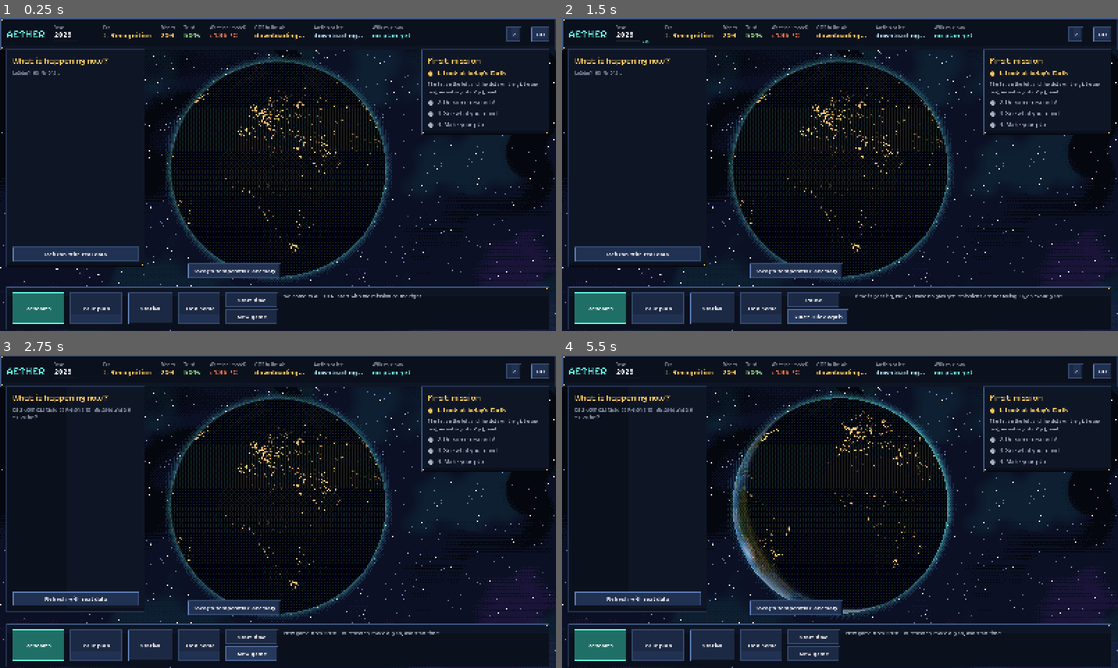
Above: before the commit, frames 1-4 (two rows, left to right).
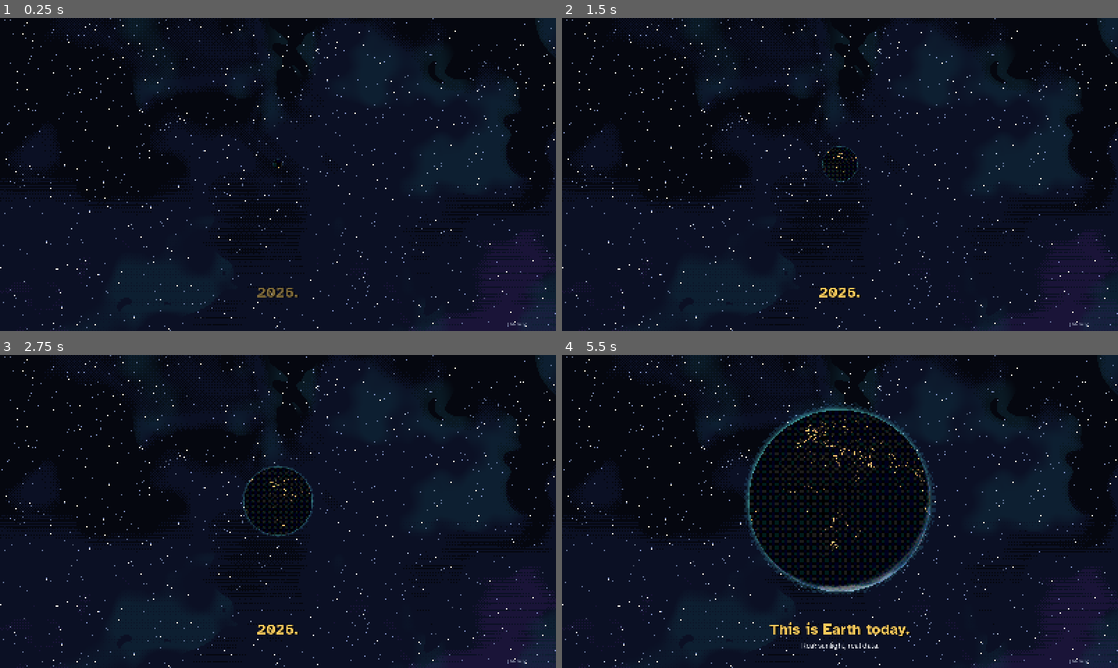
Above: after the commit, the same moments.

Repository: roadside/aether
Game: Godot game, scene res://scenes/main.tscn
The game is run twice, just before and just after one commit, with the same random seed, the same clock (stepped at 60 frames per second) and the same inputs.
Inputs (mouse positions are in pixels of both pictures, inside the frame that each line leads up to):
- Up to frame 1 (0.25 s): no input
- Up to frame 2 (1.5 s): click (812, 299) at 0.5 s, where only the run before the commit has a clickable "Start time"; click (812, 315) at 1.25 s, where only the run before the commit has a clickable "New game"
- Up to frame 3 (2.75 s): click (255, 652) at 2 s, where only the run before the commit has a clickable "Sure? Click again"
- Up to frame 4 (5.5 s): click (812, 636) at 2.75 s, where only the run before the commit has a clickable "Start time"; click (812, 652) at 3.5 s, where only the run before the commit has a clickable "New game"; click (817, 652) at 4.25 s, where only the run before the commit has a clickable "Sure? Click again"; tap O at 5 s; drag from (840, 505) to (895, 442) at 5.02 s

The runs differ from the first frame. In frame 1, 20% of the frame differs, in the area x 0-100%, y 0-100%; in frame 2, 20%; in frame 3, 21%; in frame 4, 27%.

Commit message:
Kezdő animáció (~30 mp, rövid változat ismételt indításkor, Esc: átugrás)
Co-Authored-By: Claude Opus 5.5 <noreply@anthropic.com>

Diff:
--- a/AETHER_godot/scripts/i18n.gd
+++ b/AETHER_godot/scripts/i18n.gd
@@ -500,4 +500,20 @@
 	"A hőmérséklet-térképet most nem sikerült letölteni. Van internet?": "The temperature map could not be downloaded. Are you online?",
 	"Kész a kutatás!": "Research complete!",
 	"Új lehetőség a tervedben": "New option in your plan",
+	# kezdő animáció
+	"Esc: átugrás": "Esc: skip",
+	"Ez a Föld ma.": "This is Earth today.",
+	"Valódi napfény, valódi adatok.": "Real sunlight, real data.",
+	"%s – melegebb, mint valaha.": "%s – warmer than ever.",
+	"Piros: ma melegebb, mint az 1991–2020-as átlag.": "Red: warmer today than the 1991–2020 average.",
+	"Itt kezdődik a kutatásod.": "Your research starts here.",
+	"A tudomány a te kezedben.": "Science is in your hands.",
+	"Viharok.": "Storms.",
+	"Aszály.": "Drought.",
+	"Olvadó jég.": "Melting ice.",
+	"Erdőtüzek.": "Wildfires.",
+	"Szennyezett levegő.": "Polluted air.",
+	"Árvizek.": "Floods.",
+	"Hőség.": "Heat.",
+	"Viharok. Aszály. Olvadó jég.": "Storms. Drought. Melting ice.",
 }
--- /dev/null
+++ b/AETHER_godot/scripts/intro.gd
@@ -0,0 +1,327 @@
+extends Control
+## Kezdő animáció (kb. 30 mp; ismételt indításkor rövid, kb. 9 mp).
+## A főképernyő saját elemeiből készül, valós idejű: a földgömb (valódi Nap-állás),
+## a mai hőmérséklet-eltérés térkép, a valós események és a festett kutatóállomás.
+## Esc, szóköz, Enter vagy kattintás: azonnal átugorja.
+##
+## Snittek: 1. űr → 2. „Ez a Föld ma” → 3. hőmérséklet-eltérés → 4. események →
+##          5. kutatóállomás → 6. AETHER logó, áttűnés a játékba.
+
+signal finished
+
+const UI := preload("res://scripts/ui.gd")
+const L := preload("res://scripts/i18n.gd")
+
+var main                       # main.gd példány (földgömb, világállapot, eltérés-térkép)
+var short := false             # rövid változat (ismételt indítás)
+var shots_dir := ""            # ha nem üres: minden snittről képernyőkép (önteszt)
+var _caption: Label
+var _sub: Label
+var _hint: Label
+var _black: ColorRect
+var _station: Control
+var _logo: Label
+var _done := false
+var _hidden: Array = []        # az intro alatt elrejtett felületelemek
+var _globe_pos: Vector2
+var _globe_scale: Vector2
+
+
+func _ready() -> void:
+	set_anchors_preset(Control.PRESET_FULL_RECT)
+	mouse_filter = Control.MOUSE_FILTER_STOP
+	z_index = 50
+	# a játék felülete az intro alatt nem látszik, csak a háttér, a csillagok és a gömb
+	var keep: Array = main.intro_keep()
+	for c in main.get_children():
+		if c == self or c in keep or not (c is CanvasItem) or not c.visible:
+			continue
+		c.visible = false
+		_hidden.append(c)
+	_globe_pos = main.globe.position
+	_globe_scale = main.globe.scale
+	_black = ColorRect.new()
+	_black.color = Color(0, 0, 0, 1)
+	_black.set_anchors_preset(Control.PRESET_FULL_RECT)
+	_black.mouse_filter = Control.MOUSE_FILTER_IGNORE
+	add_child(_black)
+	_caption = UI.label("", 44, UI.GOLD, true, false)
+	_caption.add_theme_font_override("font", UI.font_bold)
+	_caption.horizontal_alignment = HORIZONTAL_ALIGNMENT_CENTER
+	_caption.position = Vector2(0, 760)
+	_caption.size = Vector2(1600, 60)
+	_caption.add_theme_color_override("font_shadow_color", Color(0, 0, 0, 0.9))
+	_caption.add_theme_constant_override("shadow_offset_x", 3)
+	_caption.add_theme_constant_override("shadow_offset_y", 3)
+	add_child(_caption)
+	_sub = UI.label("", 22, UI.TEXT, false, false)
+	_sub.horizontal_alignment = HORIZONTAL_ALIGNMENT_CENTER
+	_sub.position = Vector2(0, 822)
+	_sub.size = Vector2(1600, 34)
+	_sub.text_overrun_behavior = TextServer.OVERRUN_TRIM_ELLIPSIS
+	add_child(_sub)
+	_hint = UI.label(L.t("Esc: átugrás"), 14, UI.MUTE, false, false)
+	_hint.position = Vector2(1460, 870)
+	add_child(_hint)
+	_play()
+
+
+func _unhandled_input(event: InputEvent) -> void:
+	if _done:
+		return
+	var skip := false
+	if event is InputEventKey and event.pressed and not event.echo and event.keycode in [KEY_ESCAPE, KEY_SPACE, KEY_ENTER]:
+		skip = true
+	elif event is InputEventMouseButton and event.pressed:
+		skip = true
+	if skip:
+		get_viewport().set_input_as_handled()
+		_finish()
+
+
+func _gui_input(event: InputEvent) -> void:
+	if event is InputEventMouseButton and event.pressed and not _done:
+		accept_event()
+		_finish()
+
+
+## Felirat finom be- és kiúsztatással.
+func _say(text: String, sub: String = "") -> void:
+	_caption.text = text
+	_sub.text = sub
+	_caption.modulate.a = 0.0
+	_sub.modulate.a = 0.0
+	var tw := create_tween().set_parallel(true)
+	tw.tween_property(_caption, "modulate:a", 1.0, 0.5)
+	tw.tween_property(_sub, "modulate:a", 1.0, 0.7)
+
+
+func _wait(sec: float) -> bool:
+	await get_tree().create_timer(sec).timeout
+	return not _done
+
+
+func _shot(name: String) -> void:
+	if shots_dir == "" or _done:
+		return
+	for i in 3:
+		await RenderingServer.frame_post_draw
+	get_viewport().get_texture().get_image().save_png(shots_dir.path_join(name))
+	print("INTRO kép: ", shots_dir.path_join(name))
+
+
+func _globe_to(scale_f: float, sec: float) -> void:
+	var g = main.globe
+	g.pivot_offset = g.size * 0.5
+	create_tween().tween_property(g, "scale", Vector2.ONE * scale_f, sec).set_trans(Tween.TRANS_SINE).set_ease(Tween.EASE_IN_OUT)
+
+
+func _play() -> void:
+	var g = main.globe
+	g.pivot_offset = g.size * 0.5
+	g.home()
+	# a gömb a képernyő közepén
+	g.position = Vector2((1600 - g.size.x) / 2.0, 60)
+	if short:
+		await _play_short()
+	else:
+		await _play_full()
+	_finish()
+
+
+func _play_full() -> void:
+	var g = main.globe
+	main.load_anomaly_quietly()
+	# 1. Csillagos űr, egy fénypont nő: a Föld
+	g.scale = Vector2.ONE * 0.04
+	create_tween().tween_property(_black, "color:a", 0.0, 1.2)
+	_say("2026.")
+	_globe_to(0.35, 3.5)
+	if not await _wait(1.6): return
+	await _shot("intro_1_ur.png")
+	if not await _wait(2.2): return
+	# 2. Ez a Föld ma (valódi Nap-állás, városfények)
+	_say(L.t("Ez a Föld ma."), L.t("Valódi napfény, valódi adatok."))
+	_globe_to(1.0, 2.5)
+	create_tween().tween_property(g, "spin", g.spin + 0.12, 5.0)
+	if not await _wait(3.0): return
+	await _shot("intro_2_fold.png")
+	if not await _wait(2.0): return
+	# 3. Hőmérséklet-eltérés (Copernicus Climate Pulse), ha betöltött
+	var t: String = main.warming_text()
+	if main.anomaly_ready():
+		g.show_anomaly(true)
+	_say(L.t("%s – melegebb, mint valaha.") % t, L.t("Piros: ma melegebb, mint az 1991–2020-as átlag."))
+	if not await _wait(3.0): return
+	await _shot("intro_3_eltérés.png")
+	if not await _wait(2.0): return
+	g.show_anomaly(false)
+	# 4. Valós események villannak fel
+	await _events_montage(5.0)
+	if _done: return
+	# 5. A kutatóállomás (Magyarország felé közelítve)
+	g.highlight = {}
+	g.home()
+	# a gömb háttérbe húzódik, hogy az állomás és a felirat jól látszódjon
+	create_tween().tween_property(g, "modulate", Color(0.45, 0.45, 0.5), 1.2)
+	_say(L.t("Itt kezdődik a kutatásod."))
+	if not await _wait(1.2): return
+	_show_station()
+	if not await _wait(2.6): return
+	await _shot("intro_5_allomas.png")
+	if not await _wait(1.2): return
+	_hide_station()
+	create_tween().tween_property(g, "modulate", Color.WHITE, 1.0)
+	# 6. AETHER logó
+	_globe_to(0.8, 1.5)
+	_show_logo()
+	if not await _wait(2.4): return
+	await _shot("intro_6_logo.png")
+	if not await _wait(1.6): return
+
+
+func _play_short() -> void:
+	var g = main.globe
+	g.scale = Vector2.ONE * 0.8
+	create_tween().tween_property(_black, "color:a", 0.0, 0.8)
+	await _events_montage(4.5)
+	if _done: return
+	g.highlight = {}
+	g.home()
+	_show_logo()
+	if not await _wait(3.2): return
+
+
+## 3-4 valós esemény: a gömb odafordul, gyűrű jelöli, egy szó kategóriánként.
+func _events_montage(total: float) -> void:
+	var g = main.globe
+	var words := {"vihar": L.t("Viharok."), "aszaly": L.t("Aszály."), "jeg": L.t("Olvadó jég."),
+		"tuz": L.t("Erdőtüzek."), "levego": L.t("Szennyezett levegő."), "arviz": L.t("Árvizek."), "hoseg": L.t("Hőség.")}
+	var picked: Array = []
+	var seen := {}
+	for e in main.world.get("esemenyek", []):
+		var k := str(e.get("kategoria", ""))
+		if words.has(k) and not seen.has(k) and e.get("lat") != null:
+			seen[k] = true
+			picked.append(e)
+		if picked.size() >= 4:
+			break
+	if picked.is_empty():
+		_say(L.t("Viharok. Aszály. Olvadó jég."))
+		await _wait(total)
+		return
+	var text := ""
+	var step := total / picked.size()
+	for i in picked.size():
+		var e: Dictionary = picked[i]
+		g.highlight = e
+		g.look_at_event(e)
+		text += ("" if text == "" else " ") + str(words[str(e.get("kategoria"))])
+		_caption.text = text
+		_caption.modulate.a = 1.0
+		_sub.text = _short(str(e.get("cim", "")), 90)
+		_sub.modulate.a = 1.0
+		if not await _wait(step * 0.6): return
+		if i == 1:
+			await _shot("intro_4_esemenyek.png")
+		if not await _wait(step * 0.4): return
+
+
+## Rövid felirat: szóhatáron vágja, „…”-tel jelzi a vágást.
+func _short(s: String, n: int) -> String:
+	if s.length() <= n:
+		return s
+	var cut := s.left(n)
+	var sp := cut.rfind(" ")
+	return (cut.left(sp) if sp > n / 2 else cut).strip_edges() + "…"
+
+
+func _show_station() -> void:
+	var holder := Control.new()
+	var bg: Texture2D = load("res://assets/allomas/hatter.png")
+	var sc := 3.0
+	holder.size = Vector2(bg.get_width(), bg.get_height()) * sc
+	holder.position = Vector2((1600 - holder.size.x) / 2.0, 150)
+	for name in ["hatter.png"] + _module_files():
+		var t := TextureRect.new()
+		t.texture = load("res://assets/allomas/" + name)
+		t.texture_filter = CanvasItem.TEXTURE_FILTER_NEAREST
+		t.stretch_mode = TextureRect.STRETCH_SCALE
+		var pos := Vector2.ZERO
+		if name != "hatter.png":
+			pos = {"ai_mag": Vector2(22, 32), "archivum": Vector2(72, 32), "uveghaz": Vector2(122, 32)}[name.get_slice("_", 0) if not name.begins_with("ai_mag") else "ai_mag"] * sc
+		t.position = pos
+		t.size = Vector2(t.texture.get_width(), t.texture.get_height()) * sc
+		holder.add_child(t)
+	var frame := ReferenceRect.new()
+	frame.border_color = UI.GOLD
+	frame.border_width = 3
+	frame.editor_only = false
+	frame.size = holder.size
+	holder.add_child(frame)
+	holder.modulate.a = 0.0
+	add_child(holder)
+	move_child(holder, 1)
+	_station = holder
+	create_tween().tween_property(holder, "modulate:a", 1.0, 0.8)
+
+
+## A játékos állomásának modulképei (legalább 1. szintű AI-mag, hogy legyen mit látni).
+func _module_files() -> Array:
+	var st: Dictionary = main.campaign.station
+	return ["ai_mag_%d.png" % maxi(1, int(st.get("ai_mag", 0))),
+		"archivum_%d.png" % int(st.get("archivum", 0)), "uveghaz_%d.png" % int(st.get("uveghaz", 0))]
+
+
+func _hide_station() -> void:
+	if _station != null:
+		create_tween().tween_property(_station, "modulate:a", 0.0, 0.6)
+
+
+func _show_logo() -> void:
+	_caption.text = ""
+	_sub.text = ""
+	_logo = UI.label("AETHER", 120, UI.CYAN, false, false)
+	_logo.add_theme_font_override("font", UI.font_pixel)
+	_logo.horizontal_alignment = HORIZONTAL_ALIGNMENT_CENTER
+	_logo.position = Vector2(0, 330)
+	_logo.size = Vector2(1600, 160)
+	_logo.add_theme_color_override("font_shadow_color", Color(0.1, 0.9, 0.8, 0.5))
+	_logo.add_theme_constant_override("shadow_offset_x", 0)
+	_logo.add_theme_constant_override("shadow_offset_y", 6)
+	_logo.visible_ratio = 0.0
+	add_child(_logo)
+	create_tween().tween_property(_logo, "visible_ratio", 1.0, 1.0)   # betűnként épül fel
+	_say("", "")
+	_caption.text = L.t("A tudomány a te kezedben.")
+	_caption.modulate.a = 0.0
+	var tw := create_tween()
+	tw.tween_interval(0.9)
+	tw.tween_property(_caption, "modulate:a", 1.0, 0.6)
+
+
+func _finish() -> void:
+	if _done:
+		return
+	_done = true
+	var g = main.globe
+	g.highlight = {}
+	g.show_anomaly(false)
+	var tw := create_tween().set_parallel(true)
+	tw.tween_property(self, "modulate:a", 0.0, 0.5)
+	tw.tween_property(g, "scale", _globe_scale, 0.5)
+	tw.tween_property(g, "modulate", Color.WHITE, 0.5)
+	tw.tween_property(g, "position", _globe_pos, 0.5)
+	for c in _hidden:
+		if is_instance_valid(c):
+			c.visible = true
+			c.modulate.a = 0.0
+			tw.tween_property(c, "modulate:a", 1.0, 0.6)
+	await tw.finished
+	# a félbeszakított snitt-tweenek ne hagyják a gömböt sötéten / rossz méretben
+	g.scale = _globe_scale
+	g.modulate = Color.WHITE
+	g.position = _globe_pos
+	g.home()
+	finished.emit()
+	queue_free()
--- a/AETHER_godot/scripts/main.gd
+++ b/AETHER_godot/scripts/main.gd
@@ -15,6 +15,7 @@
 const Knowledge := preload("res://scripts/knowledge.gd")
 const StationPanel := preload("res://scripts/station_panel.gd")
 const NalunkPanel := preload("res://scripts/nalunk_panel.gd")
+const Intro := preload("res://scripts/intro.gd")
 
 const MISSION := [
 	["Nézd meg a mai Földet", "A bal oldali lista és a földgömb pöttyei valódi, friss jelentések. Kattints egyre!"],
@@ -109,6 +110,7 @@
 	stars.set_anchors_preset(Control.PRESET_FULL_RECT)
 	stars.mouse_filter = Control.MOUSE_FILTER_IGNORE
 	add_child(stars)
+	_bg_nodes = [bg, stars]
 
 	bridge = Bridge.new()
 	add_child(bridge)
@@ -162,16 +164,61 @@
 
 	_load_world_cache()
 	_ensure_model()
-	if "--onteszt" in OS.get_cmdline_user_args():
+	var args := OS.get_cmdline_user_args()
+	if "--onteszt" in args:
 		_selftest()
 	elif world.is_empty() or _world_age() > 3600:
 		_refresh_world()   # a régi (egy óránál régebbi) jelentések helyett frissek
+	# Kezdő animáció: első indításkor a teljes (~30 mp), utána a rövid (~9 mp). Esc: átugrás.
+	if not ("--onteszt" in args):
+		_play_intro("--intro-kepek" in args)
 	# óránként magától frissül a „Mi történik most?” lista
 	var hourly := Timer.new()
 	hourly.wait_time = 3600.0
 	hourly.autostart = not ("--onteszt" in OS.get_cmdline_user_args())
 	hourly.timeout.connect(_refresh_world)
 	add_child(hourly)
+
+
+var _bg_nodes: Array = []
+var _intro: Control
+
+
+## A kezdő animáció. shots: minden snittről kép, a teljes változattal, utána kilép (ellenőrzéshez).
+func _play_intro(shots: bool) -> void:
+	_intro = Intro.new()
+	_intro.main = self
+	_intro.short = bool(L.get_setting("intro_latva", false)) and not shots
+	if shots:
+		_intro.shots_dir = str(bridge.work_dir("aether_onteszt"))
+	add_child(_intro)
+	await _intro.finished
+	_intro = null
+	if not shots:
+		L.set_setting("intro_latva", true)
+	else:
+		print("INTRO kész")
+		get_tree().quit()
+
+
+## Az intro alatt is látszó elemek: háttér, csillagok, földgömb.
+func intro_keep() -> Array:
+	return _bg_nodes + [globe]
+
+
+## Az intro 3. snittjéhez: a mai eltérés-térkép csendes betöltése (a gomb nem kapcsol be).
+func load_anomaly_quietly() -> void:
+	if not _anom_loaded:
+		_load_anomaly()
+
+
+func anomaly_ready() -> bool:
+	return _anom_loaded
+
+
+## A felső sáv melegedés-értéke (pl. „+1,43 °C”) az intro feliratához.
+func warming_text() -> String:
+	return (_stats["melegedes"] as Label).text
 
 
 ## Hány másodperce töltöttük le utoljára a világállapotot (a fájl ideje alapján).
@@ -273,6 +320,8 @@
 ## F11: teljes képernyő be/ki. (A felület 1600×900-as tervből bármekkora
 ## kijelzőre élesen felnagyul, a betűk a valódi felbontáson rajzolódnak.)
 func _unhandled_input(event: InputEvent) -> void:
+	if _intro != null:
+		return   # az intro alatt csak az átugrás működik (azt az intro kezeli)
 	if event is InputEventKey and event.pressed and not event.echo and event.keycode == KEY_ESCAPE and _overlay != null:
 		_request_close()
 		return
